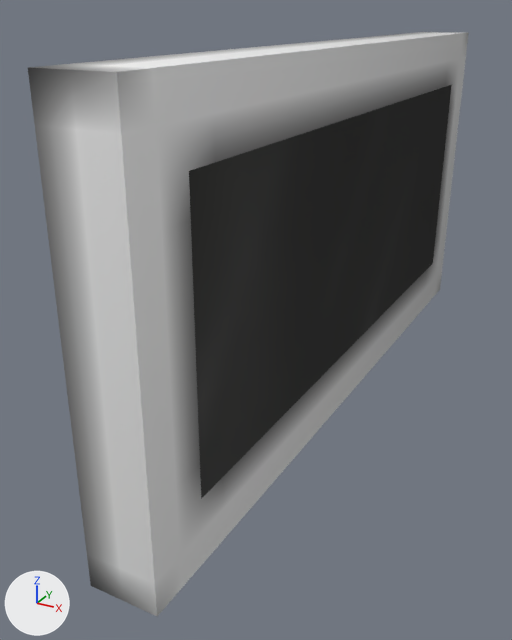
An edit to the OBJ model src/main/resources/assets/eln/model/DigitalDisplay/DigitalDisplay.obj, drawn before and after from the same camera.
One viewpoint serves both versions: a 50 mm lens placed at (0.312, -0.679, 0.217), pointed at (-0.022, -0.072, -0.086). The axes (+X, +Y, +Z) are drawn at lower left. The lights are the same throughout. Where no turn or scale is listed for an object, it has been applied to the vertices.

Script lines for the objects in view, before the commit:
```python
mat_none_digitalwallclock_png = principled_material('None_DigitalWallClock.png')
mat_none_digitalwallclock_png.texture = img_digitalwallclock_png
mat_none_digitalwallclock_png.roughness = 1.0
me_base = bpy.data.meshes.new('base')
me_base.from_pydata(...)  # 20 vertices, 28 faces; spans x 0.0..0.062, y -0.375..0.375, z -0.188..0.188
me_base.materials.append(mat_none_digitalwallclock_png)  # picture img_digitalwallclock_png
me_glass = bpy.data.meshes.new('glass')
me_glass.from_pydata(...)  # 4 vertices, 2 faces; spans x 0.062, y -0.312..0.312, z -0.125..0.125
me_glass.materials.append(mat_none)  # picture img_reflection_png
ob_base = bpy.data.objects.new('base', me_base)
ob_base.location = (0.0, 0.0, 0.0)
ob_glass = bpy.data.objects.new('glass', me_glass)
ob_glass.location = (0.0, 0.0, 0.0)
```
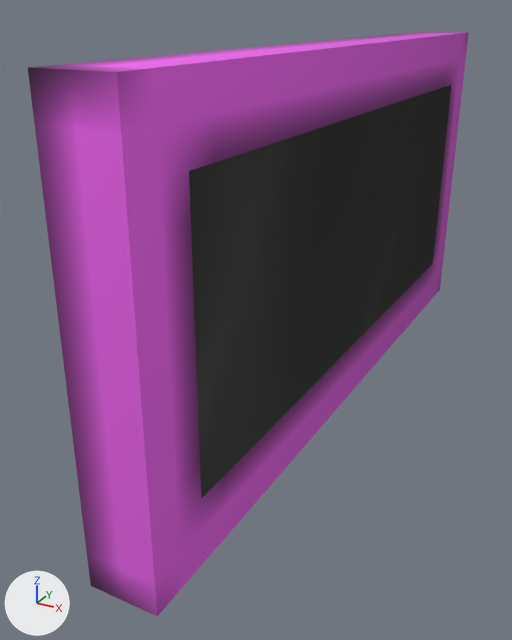
What differs and where, as boxes [x1, y1, x2, y2] in the pictures (512 x 640 px):
'base', surface changed (grey to pink)
    both: [28, 32, 469, 616]

What changed in the scene script:
```text
Add img_digitaldisplay_png:
    img_digitaldisplay_png = load_image('DigitalDisplay.png', 'DigitalDisplay.png', 32, 16, 'sRGB')
Change mat_none_digitalwallclock_png:
    mat_none_digitalwallclock_png.texture: img_digitalwallclock_png -> img_digitaldisplay_png
```
